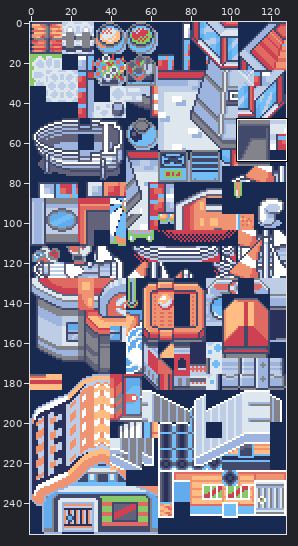
File history of a sprite sheet, data/tilesets/secondary/slateport/tiles.png. The first picture is a wide view before the edit; the outline marks the close-up.
Close-up. Earlier state:
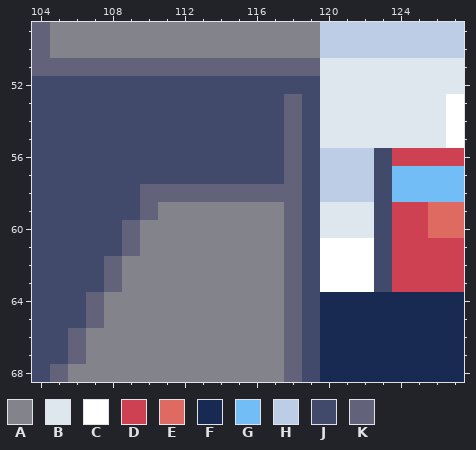
The file is 128x256 pixels. Shown: x 104..127, y 49..68. The commit also changed other parts of the picture, which this record leaves out.
Palette (. is transparent): A #83838b  B #dee6ee  C #ffffff  D #cd4152  E #de6a62  F #182952  G #73bdf6  H #bdcde6  J #414a6a  K #62627b
Pixels before, first column x 104:
49 KAAAAAAAAAAAAAAAHHHHHHHH
50 KAAAAAAAAAAAAAAAHHHHHHHH
51 KKKKKKKKKKKKKKKKBBBBBBBB
52 JJJJJJJJJJJJJJJJBBBBBBBB
53 JJJJJJJJJJJJJJKJBBBBBBBC
54 JJJJJJJJJJJJJJKJBBBBBBBC
55 JJJJJJJJJJJJJJKJBBBBBBBC
56 JJJJJJJJJJJJJJKJHHHJDDDD
57 JJJJJJJJJJJJJJKJHHHJGGGG
58 JJJJJJKKKKKKKKKJHHHJGGGG
59 JJJJJJKAAAAAAAKJBBBJDDEE
60 JJJJJKAAAAAAAAKJBBBJDDEE
61 JJJJJKAAAAAAAAKJCCCJDDDD
62 JJJJKAAAAAAAAAKJCCCJDDDD
63 JJJJKAAAAAAAAAKJCCCJDDDD
64 JJJKAAAAAAAAAAKJFFFFFFFF
65 JJJKAAAAAAAAAAKJFFFFFFFF
66 JJKAAAAAAAAAAAKJFFFFFFFF
67 JJKAAAAAAAAAAAKJFFFFFFFF
68 JKAAAAAAAAAAAAKJFFFFFFFF
The result:
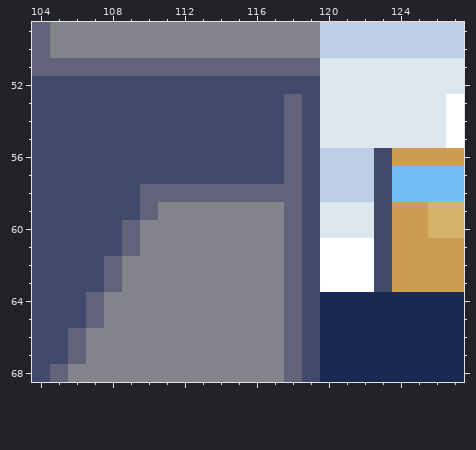
Difference:
Colour D changes from #cd4152 to #cd9c52.
Colour E changes from #de6a62 to #d5b46a.
